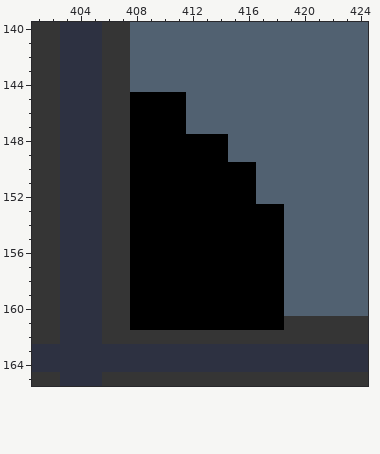
Pixel-art file, stored at Projecte-GameDesign/Interfaces/character-selector.aseprite. Above: the version before the commit.
901x509 pixels, 1 frame. Colours within 5 levels of each other are drawn and written as one. Shown: x 401..424, y 140..165. The commit also changed other parts of the picture, which this record leaves out.
The result:
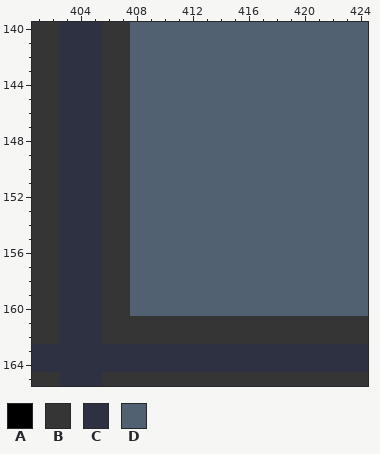
Palette (. is transparent): A #000000  B #353535  C #2d3141  D #516171
The edit:
Changed rows in their new state; - is an unchanged pixel.
Layer "characters":
first column x 408:
145 DDDD-------
146 DDDD-------
147 DDDD-------
148 DDDDDDD----
149 DDDDDDD----
150 DDDDDDDDD--
151 DDDDDDDDD--
152 DDDDDDDDD--
153 DDDDDDDDDDD
154 DDDDDDDDDDD
155 DDDDDDDDDDD
156 DDDDDDDDDDD
157 DDDDDDDDDDD
158 DDDDDDDDDDD
159 DDDDDDDDDDD
160 DDDDDDDDDDD
161 BBBBBBBBBBB
Boxes around the changes in both pictures, in picture pixels (x1, y1, x2, y2):
changed: (130, 92, 284, 330)
